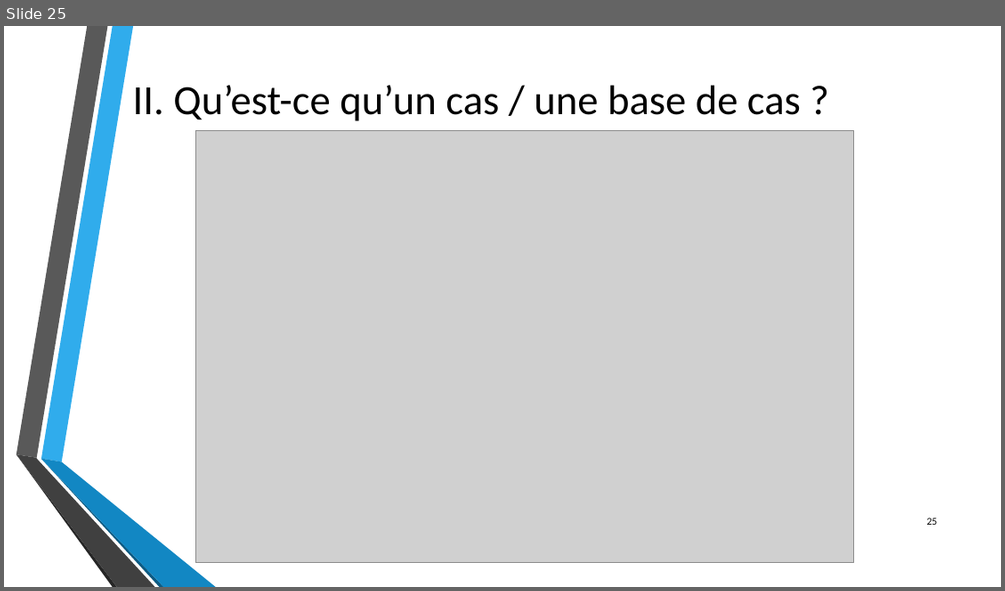
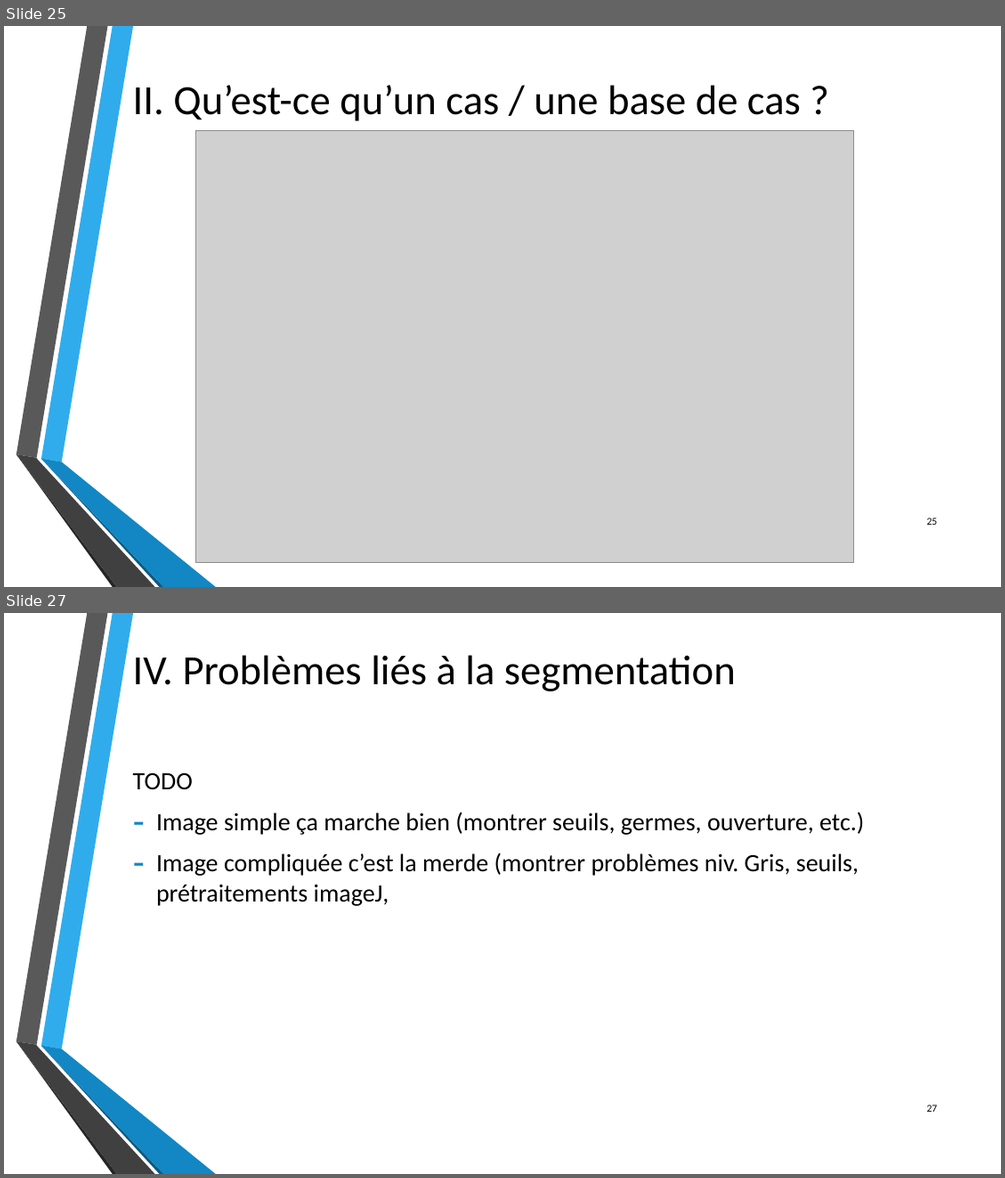
Before and after one commit to byZipo/Dossiers-Stage, a slide deck: Travail_realise/Presentations/Utilisation_du_RaPC_pour_la_segmentation_d_images.pptx. Shown one above the other, each under a label of ours: slide 25 before the commit, slides 25 and 27 after it; the slides between them are not shown. The pictures are 1005x591 and 1005x1178 pixels, drawn with LibreOffice and Linux fonts; fonts in the diff are those of the drawing; grey boxes stand for pictures; background and template pictures are left out. Boxes give left, top, right and bottom in pixels: in the first picture for what was removed or moved away, otherwise in the second. Text is boxed around its words. In the diff, an @@ line names an element or a change of style, - is before the commit and + after.

```diff
--- a/Travail_realise/Presentations/Utilisation_du_RaPC_pour_la_segmentation_d_images.pptx
+++ b/Travail_realise/Presentations/Utilisation_du_RaPC_pour_la_segmentation_d_images.pptx
@@ slide 27 added at box(4, 613, 1001, 1174), background picture (left out); not listed: 6 template elements that a slide beside it also shows @@
@@ title added at box(133, 655, 736, 691), 40 pt, text #000000 @@
+IV. Problèmes liés à la segmentation
@@ text added at box(133, 773, 864, 906), 24 pt, text #000000 @@
+TODO
+– Image simple ça marche bien (montrer seuils, germes, ouverture, etc.)
+– Image compliquée c’est la merde (montrer problèmes niv. Gris, seuils, prétraitements imageJ,
@@ page number added at box(927, 1104, 938, 1111), 10 pt, text #000000 @@
+27
```
Also in this commit, not shown: 1 slide changed, 1 other slide added, 1 other file.
